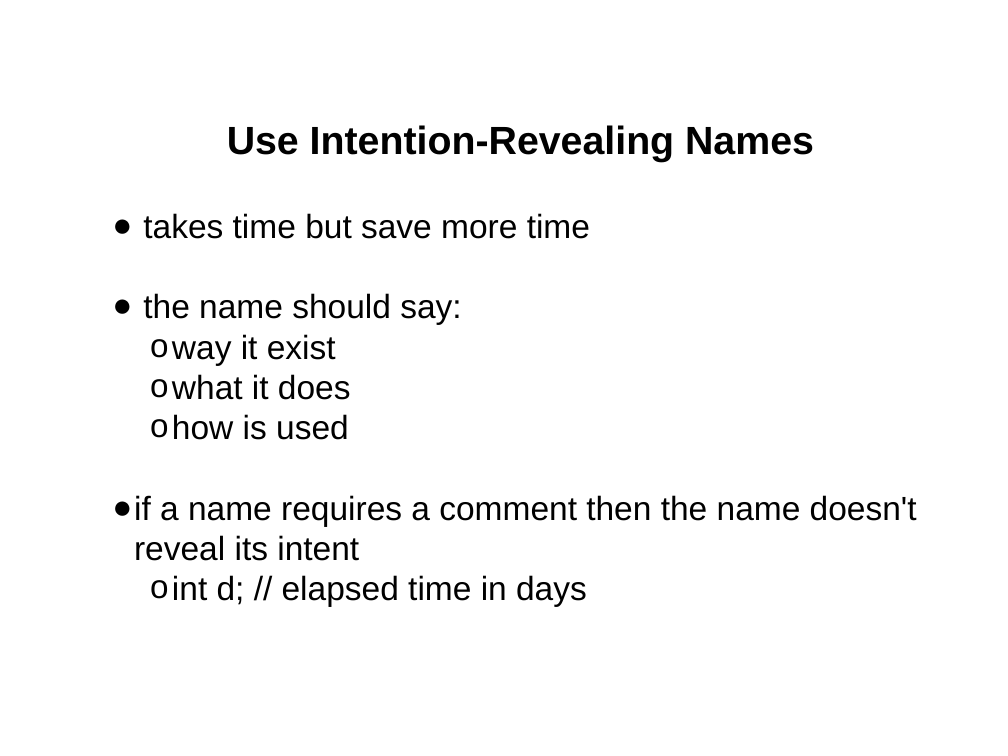
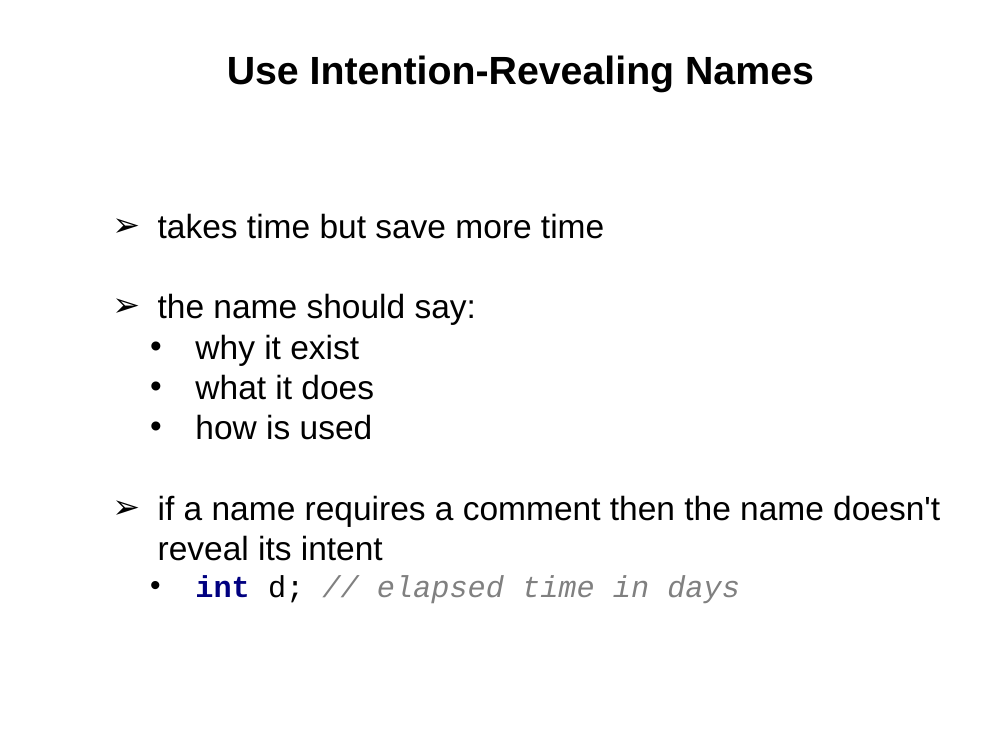
Before and after one commit to cvmocanu/clean-code-presentation, a slide deck: slide 12 of Clean Code.pptx (slide 11 before the commit). Drawn at 1008x756 pixels with LibreOffice and Linux fonts; fonts in the diff are those of the drawing. Boxes give left, top, right and bottom in pixels: in the first picture for what was removed or moved away, otherwise in the second. Text is boxed around its words. In the diff, an @@ line names an element or a change of style, - is before the commit and + after.

```diff
--- a/Clean Code.pptx
+++ b/Clean Code.pptx
@@ title "Use Intention-Revealing Names": place and size @@
-title "Use Intention-Revealing Names" at (227,125,814,162)
+title "Use Intention-Revealing Names" at (227,55,814,91)
@@ text at (158,213,940,603): size 26.7 to 24 pt, font Arial to Courier New in "int d; // elapsed time in days"; text colour #000000 to #000080, bold on in "int"; text colour #000000 to #808080, italic on in "// elapsed time in days"; bullet ● to ➢; bullet o to • @@
@@ text at (195,334,359,365): text changed @@
-  o way it exist
+  • why it exist
```
Also in this commit, not shown: 27 other slides changed, 7 slides added.
